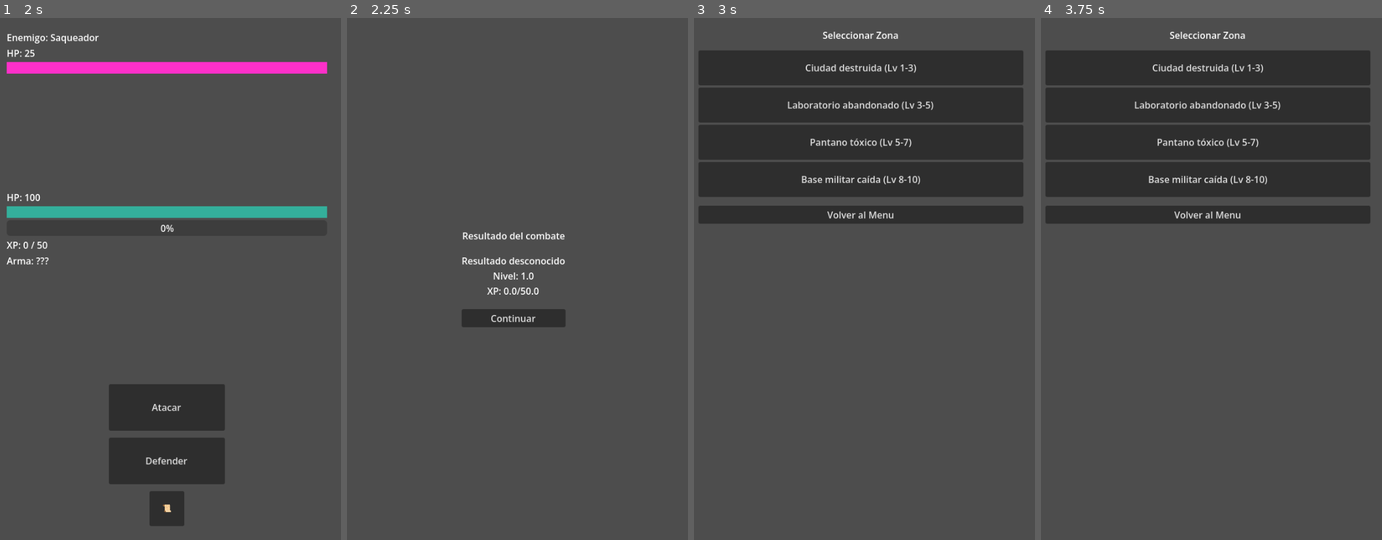
Above: before the commit, frames 1-4 (left to right).
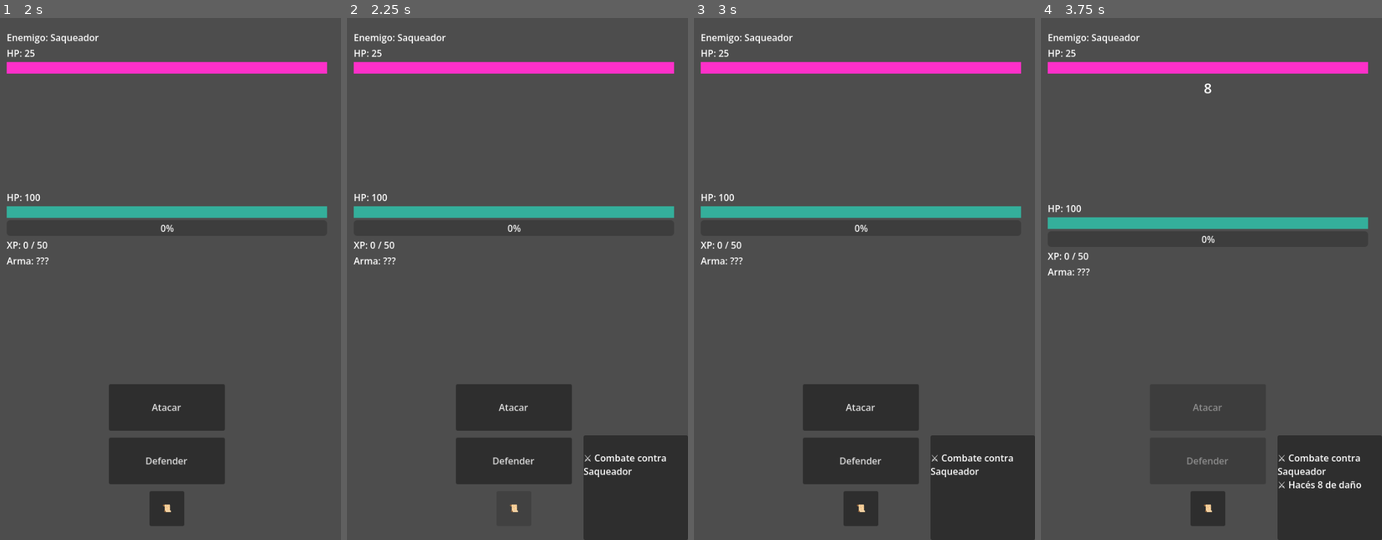
Above: after the commit, the same moments.

Repository: MirandaFrancoCBA/apocalypsheep
Game: Godot game, scene res://scenes/main_menu.tscn
Same seed, same stepped clock (60 frames per second), same inputs: the game is played once before the commit and once after it.
Inputs (mouse positions are in pixels of both pictures, inside the frame that each line leads up to):
- Up to frame 1 (2 s): click "CONTINUAR" at 0.5 s; click "Ciudad destruida (Lv 1-3)" at 1.25 s
- Up to frame 2 (2.25 s): click "📜" at 2 s
- Up to frame 3 (3 s): click (861, 320) at 2.75 s, where only the run before the commit has a clickable "Continuar"
- Up to frame 4 (3.75 s): click (1208, 409) at 3.5 s, where only the run after the commit has a clickable "Atacar"

Frame 1 is identical in both runs. In frame 2, 18% of the frame differs, in the area x 1-100%, y 3-100%; in frame 3, 41%, in the area x 1-100%, y 2-100%; in frame 4, 36%.

Commit message:
Fix: final fix logs

Diff:
--- a/scenes/combat_screen.tscn
+++ b/scenes/combat_screen.tscn
@@ -11,8 +11,6 @@
 
 [sub_resource type="StyleBoxFlat" id="StyleBoxFlat_032jr"]
 bg_color = Color(0.20565334, 0.68708014, 0.6062001, 1)
-
-[sub_resource type="StyleBoxTexture" id="StyleBoxTexture_icss1"]
 
 [node name="CombatScreen" type="Control" unique_id=844330171 node_paths=PackedStringArray("label_enemy", "label_enemy_h …(271 unchanged characters)…
 layout_mode = 3
@@ -160,10 +158,20 @@
 mouse_filter = 2
 color = Color(0.6, 0, 0, 1)
 
-[node name="CombatHistoryPanel" type="PanelContainer" parent="."]
+[node name="CombatHistoryPanel" type="PanelContainer" parent="." unique_id=187233106]
 visible = false
+custom_minimum_size = Vector2(180, 180)
+layout_mode = 1
+anchors_preset = 3
+anchor_left = 1.0
+anchor_top = 1.0
+anchor_right = 1.0
+anchor_bottom = 1.0
+offset_left = -180.0
+offset_top = -180.0
+grow_horizontal = 0
+grow_vertical = 0
 mouse_filter = 2
-custom_minimum_size = Vector2(180, 180)
 
 [node name="MarginContainer" type="MarginContainer" parent="CombatHistoryPanel" unique_id=252415803]
 layout_mode = 2
@@ -186,6 +194,5 @@
 mouse_filter = 2
 theme_override_font_sizes/bold_italics_font_size = 8
 
-
 [connection signal="pressed" from="MarginContainer/VBoxContainer/ButtonAttack" to="." method="_on_button_attack_pressed"]
 [connection signal="pressed" from="MarginContainer/VBoxContainer/ButtonDefend" to="." method="_on_button_defend_pressed"]
--- a/scenes/ui/combat_result_popup.tscn
+++ b/scenes/ui/combat_result_popup.tscn
@@ -64,6 +64,7 @@
 anchor_bottom = 1.0
 grow_horizontal = 2
 grow_vertical = 2
+mouse_filter = 2
 color = Color(0.0010853455, 0.0010853442, 0.0010853445, 0.17254902)
 
 [connection signal="pressed" from="Panel/VBoxContainer/ButtonContinue" to="." method="_on_button_continue_pressed"]
--- a/scripts/ui/combat_result_popup.gd
+++ b/scripts/ui/combat_result_popup.gd
@@ -7,7 +7,9 @@
 @onready var label_loot = $Panel/VBoxContainer/LabelLoot
 @onready var button_continue = $Panel/VBoxContainer/ButtonContinue
 
-
+func _ready():
+	if not button_continue.pressed.is_connected(_on_button_continue_pressed):
+		button_continue.pressed.connect(_on_button_continue_pressed)
 func show_result(
 	xp: int,
 	loot: Dictionary
--- a/scripts/ui/combat_screen.gd
+++ b/scripts/ui/combat_screen.gd
@@ -360,15 +360,10 @@
 	button_defend.disabled = true
 
 	if result == "defeat":
-
 		GameManager.kill_player()
-
 		await _death_feedback()
-
 		_show_game_over()
-
 		AudioManager.play_sfx("game_over")
-
 		return
 
 	var xp_gained := 0
@@ -380,7 +375,6 @@
 		GameManager.add_xp(xp_gained)
 
 		if _roll_drop():
-
 			loot = _generate_loot()
 
 			if loot.size() > 0:
@@ -396,8 +390,6 @@
 	)
 
 	GameManager._save_game()
-
-	# ⚠️ ACTIVAR CONTINUE DESPUÉS DEL POPUP
 func _show_combat_result_popup(
 	result: String,
 	xp: int,
@@ -408,18 +400,13 @@
 
 	add_child(popup)
 
-	popup.top_level = true
-	popup.z_index = 100
-
-	popup.continue_pressed.connect(
-		func():
-			SceneManager.go_to_result()
-	)
-
-	popup.show_result(
-		xp,
-		loot
-	)
+	popup.top_level = false
+	popup.z_index = 1000
+
+	popup.show_result(xp, loot)
+
+	popup.continue_pressed.connect(_on_popup_continue)
+	popup.mouse_filter = Control.MOUSE_FILTER_STOP
 
 	if result == "victory":
 		add_log("🏆 Victoria")
@@ -791,23 +778,22 @@
 	popup.top_level = true
 	popup.z_index = 100
 
-func _on_history_button_pressed():
-
+func _on_history_button_pressed() -> void:
 	combat_history_panel.visible = !combat_history_panel.visible
 
 	if combat_history_panel.visible:
 		combat_history_panel.mouse_filter = Control.MOUSE_FILTER_STOP
 	else:
 		combat_history_panel.mouse_filter = Control.MOUSE_FILTER_IGNORE
-
-		# extra seguridad
 		combat_history_panel.release_focus()
-
+	# ¡ELIMINÁ SceneManager.go_to_result() DE ACÁ!
+
+func _on_combat_popup_continue():
+
+	print("SIGNAL RECIBIDA")
 
 	SceneManager.go_to_result()
 
-func _on_combat_popup_continue():
-
-	print("SIGNAL RECIBIDA")
+func _on_popup_continue() -> void:
 
 	SceneManager.go_to_result()
